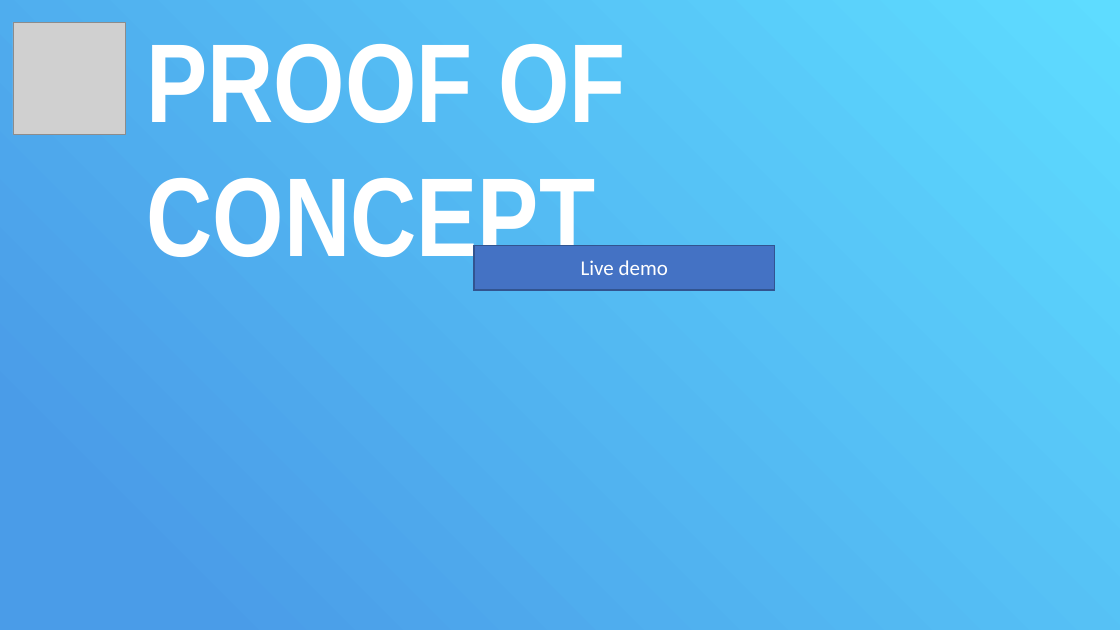
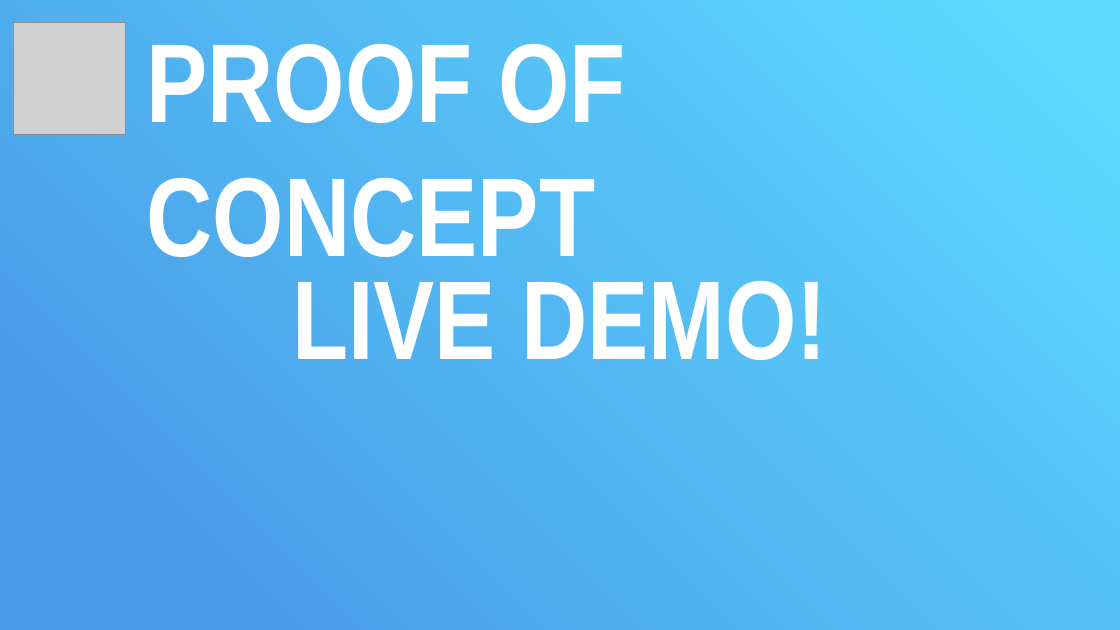
Before and after one commit to XU-Exponential-University/mb_saveEmma, a slide deck: slide 13 of slides/draft.pptx. Drawn at 1120x630 pixels with LibreOffice and Linux fonts; fonts in the diff are those of the drawing; grey boxes stand for pictures. Boxes give left, top, right and bottom in pixels: in the first picture for what was removed or moved away, otherwise in the second. Text is boxed around its words. In the diff, an @@ line names an element or a change of style, - is before the commit and + after.

```diff
--- a/slides/draft.pptx
+++ b/slides/draft.pptx
@@ text "LIVE DEMO!": place and size @@
-text "LIVE DEMO!" at (474,245,775,290)
+text "LIVE DEMO!" at (292,281,828,360)
@@ text "LIVE DEMO!" at (292,281,828,360): vertical alignment middle to top; fill #4472C4 to none; outline #325491 1 pt to none @@
@@ text at (292,281,828,360): text changed; size 18 to 96 pt; font Calibri to Arial Narrow; bold on @@
-Live demo
+LIVE DEMO!
```
Also in this commit, not shown: 3 other slides changed, 3 slides added, 5 slides removed, 1 other file.
